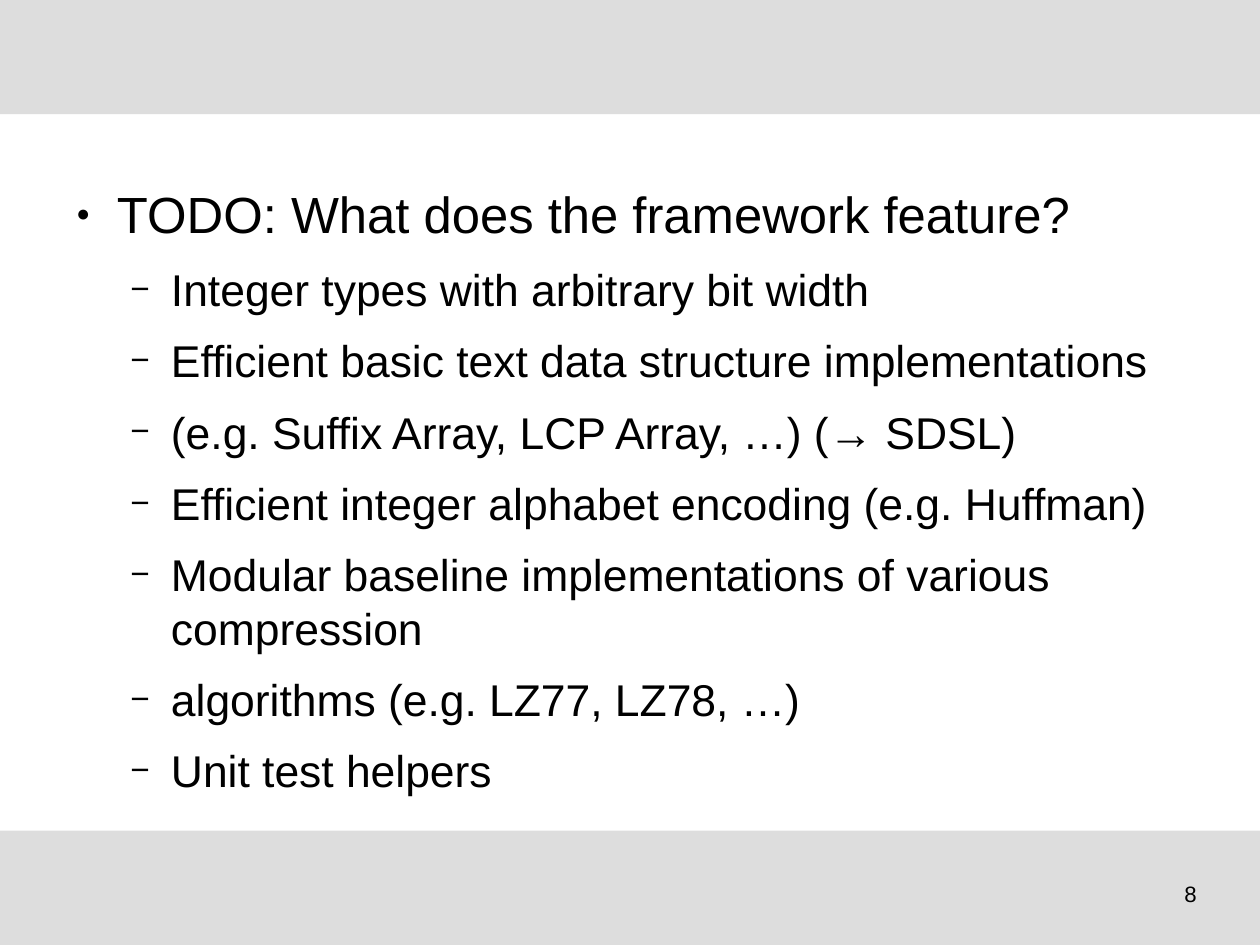
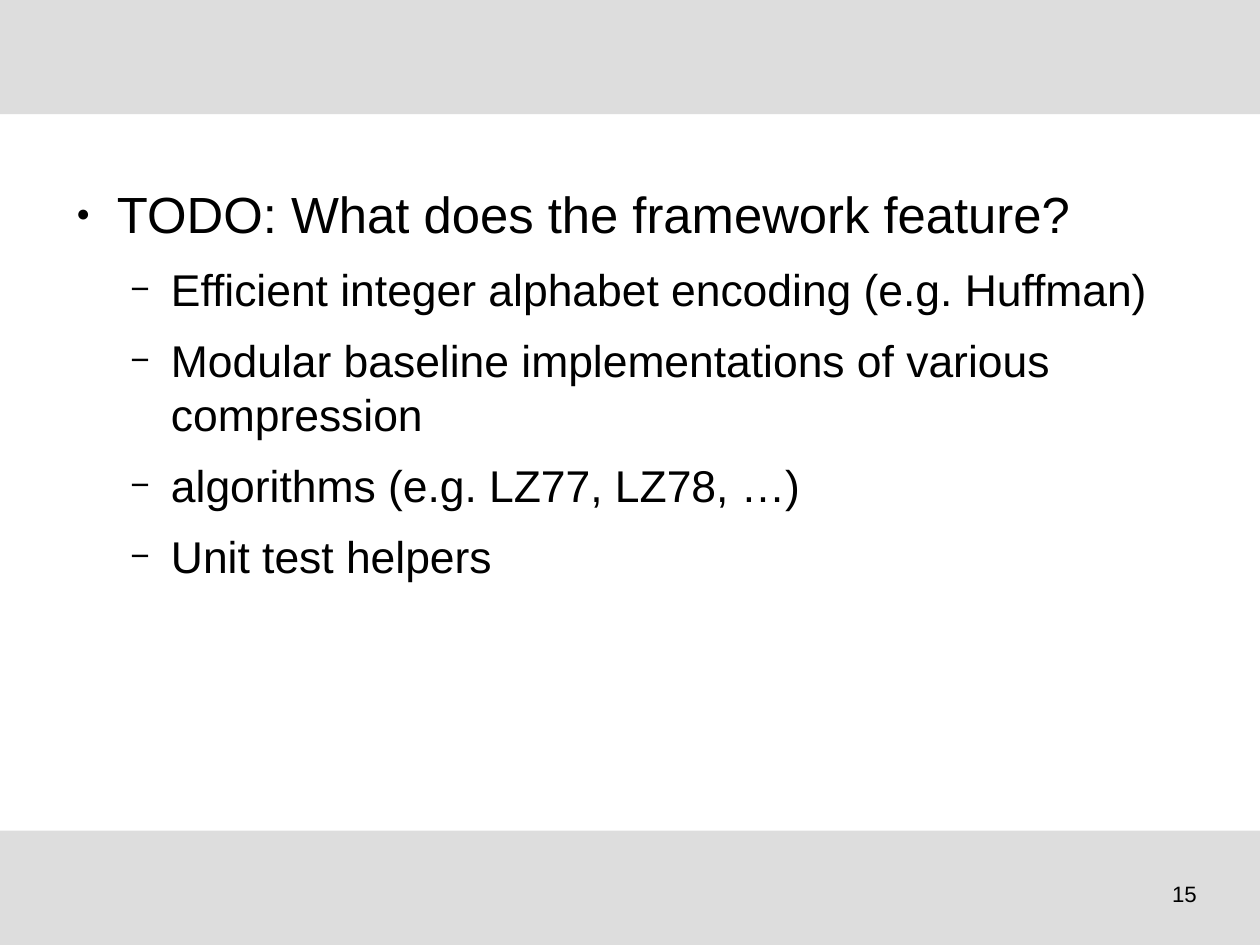
Before and after one commit to tudocomp/tudocomp, a slide deck: slide 15 of etc/presentation.odp (slide 8 before the commit). Drawn at 1260x945 pixels with LibreOffice and Linux fonts; fonts in the diff are those of the drawing; background and template pictures are left out. Boxes give left, top, right and bottom in pixels: in the first picture for what was removed or moved away, otherwise in the second. Text is boxed around its words. In the diff, an @@ line names an element or a change of style, - is before the commit and + after.

Commit message:
Presentation progress

```diff
--- a/etc/presentation.odp
+++ b/etc/presentation.odp
@@ text at [171, 273, 1147, 458]: paragraphs removed @@
-  − Integer types with arbitrary bit width
-  − Efficient basic text data structure implementations
-  − (e.g. Suffix Array, LCP Array, …) (→ SDSL)
@@ page number at [1172, 886, 1197, 903]: text changed @@
-8
+15
```
Also in this commit, not shown: 5 other slides changed, 7 slides added, 1 slide removed.
